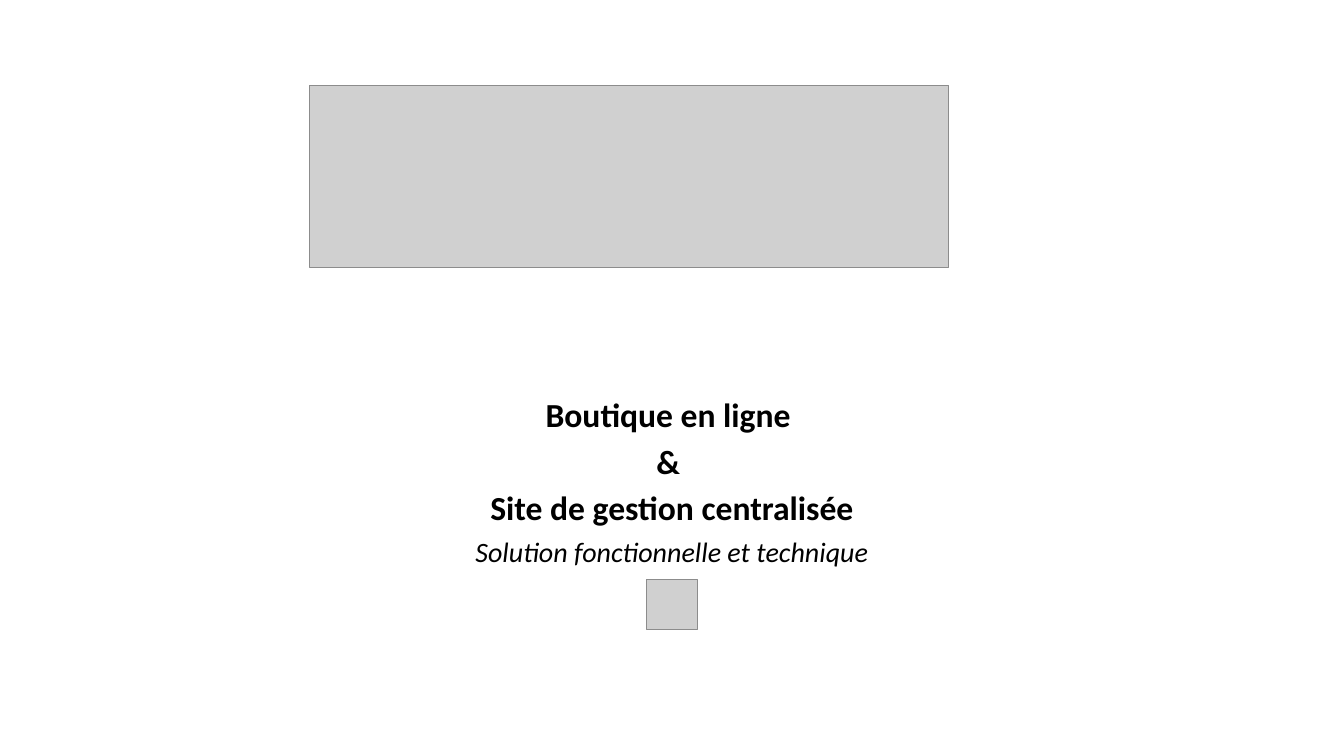
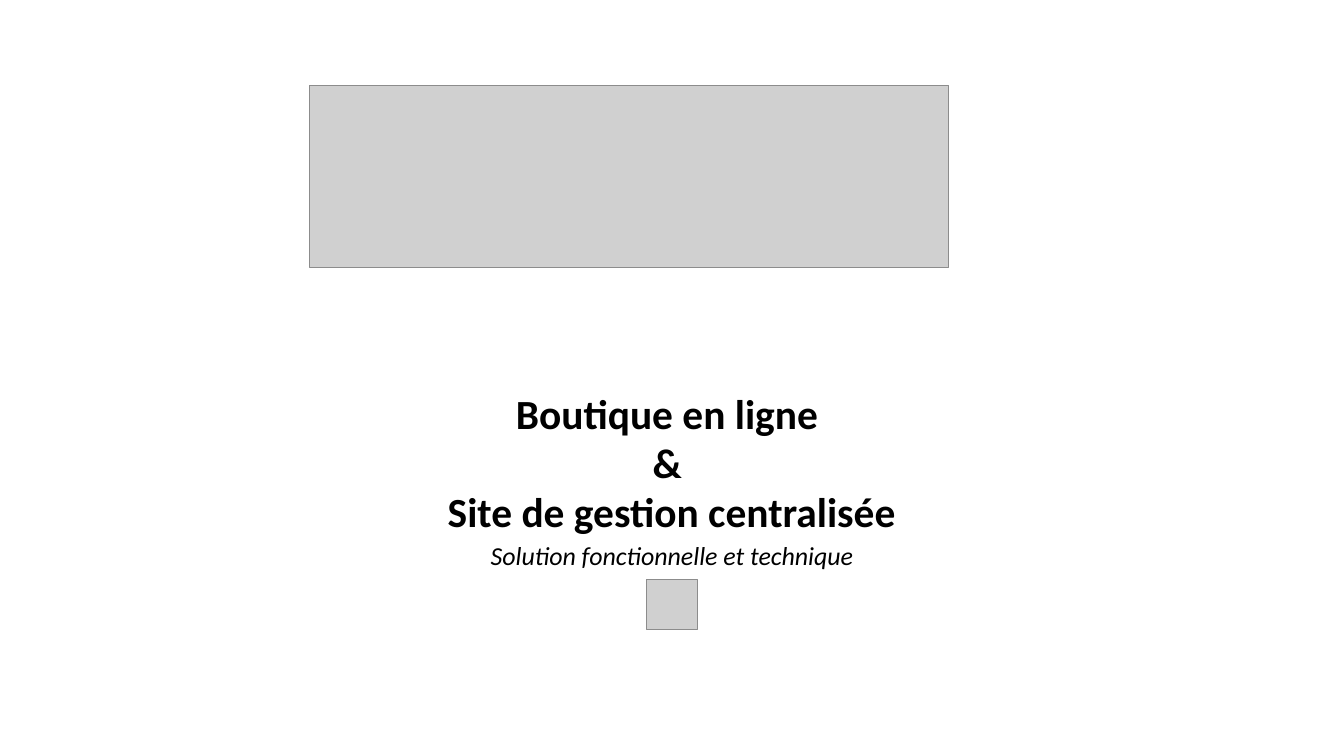
Before and after one commit to StephenAOGOLO/P4_Analysez_les_besoins, a slide deck: slide 1 of Projet_4_Solution_fonctionnelle_et_technique.pptx. Drawn at 1344x756 pixels with LibreOffice and Linux fonts; fonts in the diff are those of the drawing; grey boxes stand for pictures. Boxes give left, top, right and bottom in pixels: in the first picture for what was removed or moved away, otherwise in the second. Text is boxed around its words. In the diff, an @@ line names an element or a change of style, - is before the commit and + after.

```diff
--- a/Projet_4_Solution_fonctionnelle_et_technique.pptx
+++ b/Projet_4_Solution_fonctionnelle_et_technique.pptx
@@ subtitle "Boutique en ligne" at (448, 400, 895, 570): size 24 to 29.6 pt in "Boutique en ligne", "&", "Site de gestion centralisée"; size 20 to 18.5 pt in "Solution fonctionnelle et technique"; line spacing 0.8 to 0.7 @@
```
Also in this commit, not shown: 2 other files.
